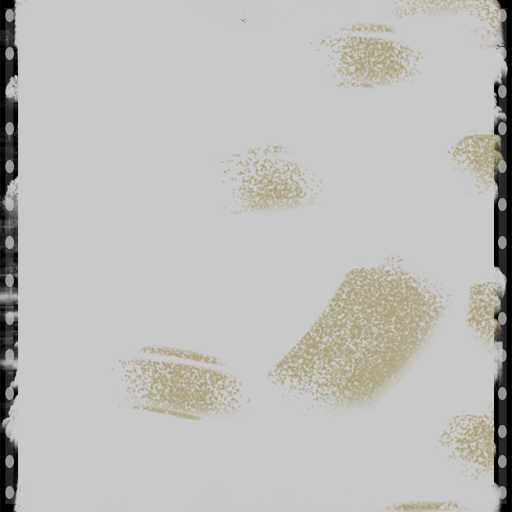
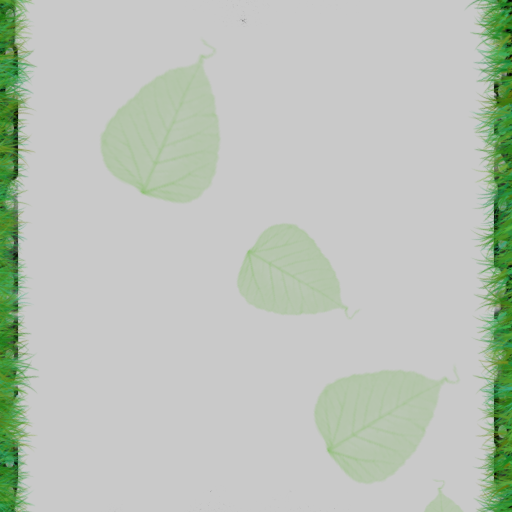
Layers edited between the first and the second 512×512 image:
added layer "Layer 4" above "Layer 2 copy" over left=0, top=0, right=512, bottom=512
added layer "Layer 3" above "Layer 2" over left=0, top=0, right=512, bottom=512
